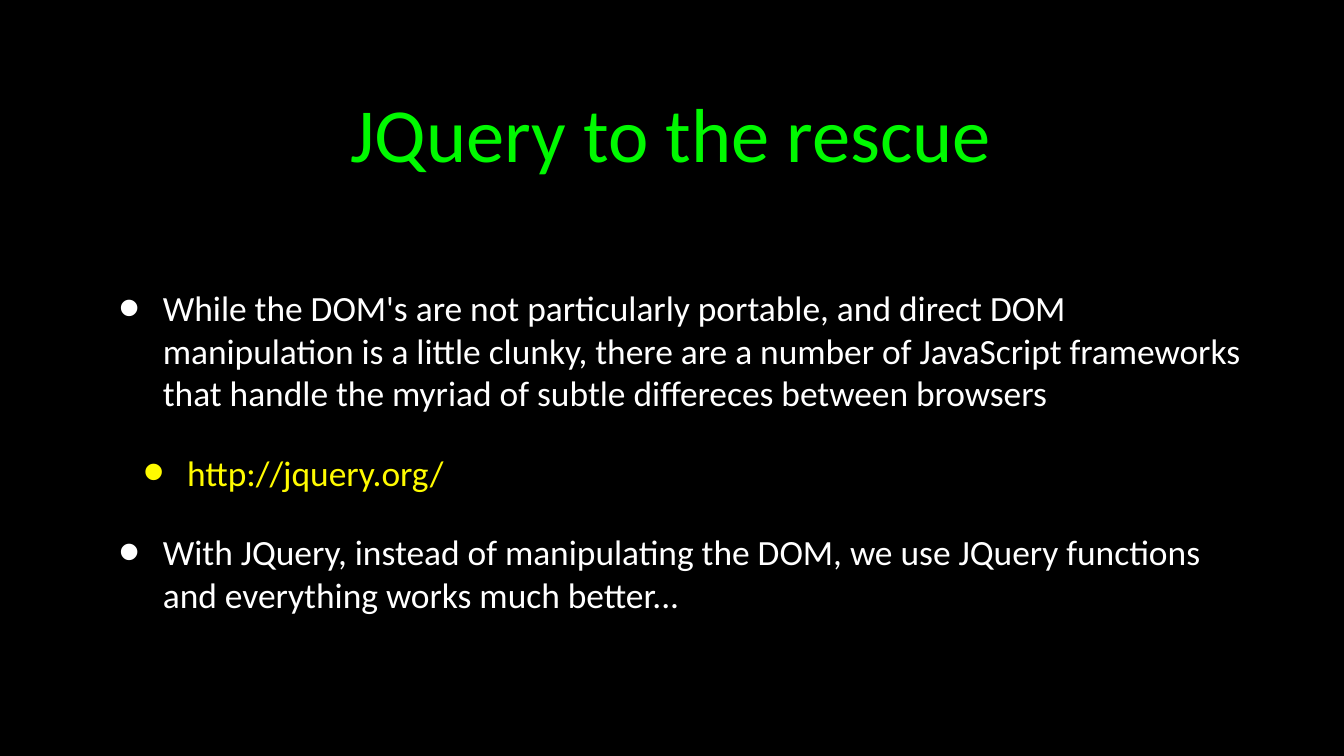
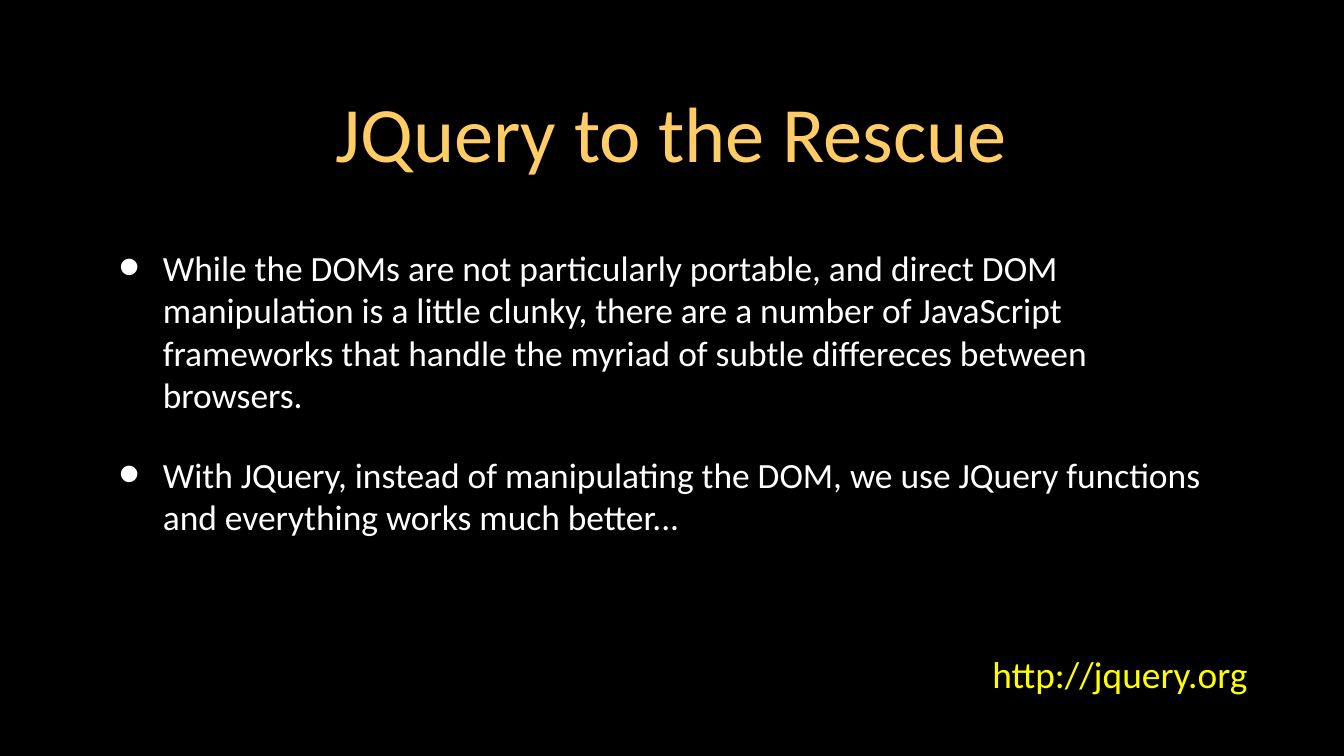
Before and after one commit to csev/wa4e, a slide deck: slide 54 of lectures/JS-01-JavaScript.ppt. Drawn at 1344x756 pixels with LibreOffice and Linux fonts; fonts in the diff are those of the drawing. Boxes give left, top, right and bottom in pixels: in the first picture for what was removed or moved away, otherwise in the second. Text is boxed around its words. In the diff, an @@ line names an element or a change of style, - is before the commit and + after.

```diff
--- a/lectures/JS-01-JavaScript.ppt
+++ b/lectures/JS-01-JavaScript.ppt
@@ title at (335, 107, 1007, 175): text changed; size 41 to 42 pt; text colour #00F900 to #FFCC66 @@
-JQuery to the rescue
+JQuery to the Rescue
@@ text at (163, 256, 1087, 409): text changed @@
-• While the DOM's are not particularly portable, and direct DOM manipulation is a little clunky, there are a number of JavaScript frameworks that handle the myriad of subtle differeces between browsers
-  • http://jquery.org/
+• While the DOMs are not particularly portable, and direct DOM manipulation is a little clunky, there are a number of JavaScript frameworks that handle the myriad of subtle differeces between browsers.
@@ free added at (930, 646, 1310, 702), 20 pt, text #FFFF00 @@
+http://jquery.org
```
Also in this commit, not shown: 52 other slides changed, 1 slide added, 4 other files.
